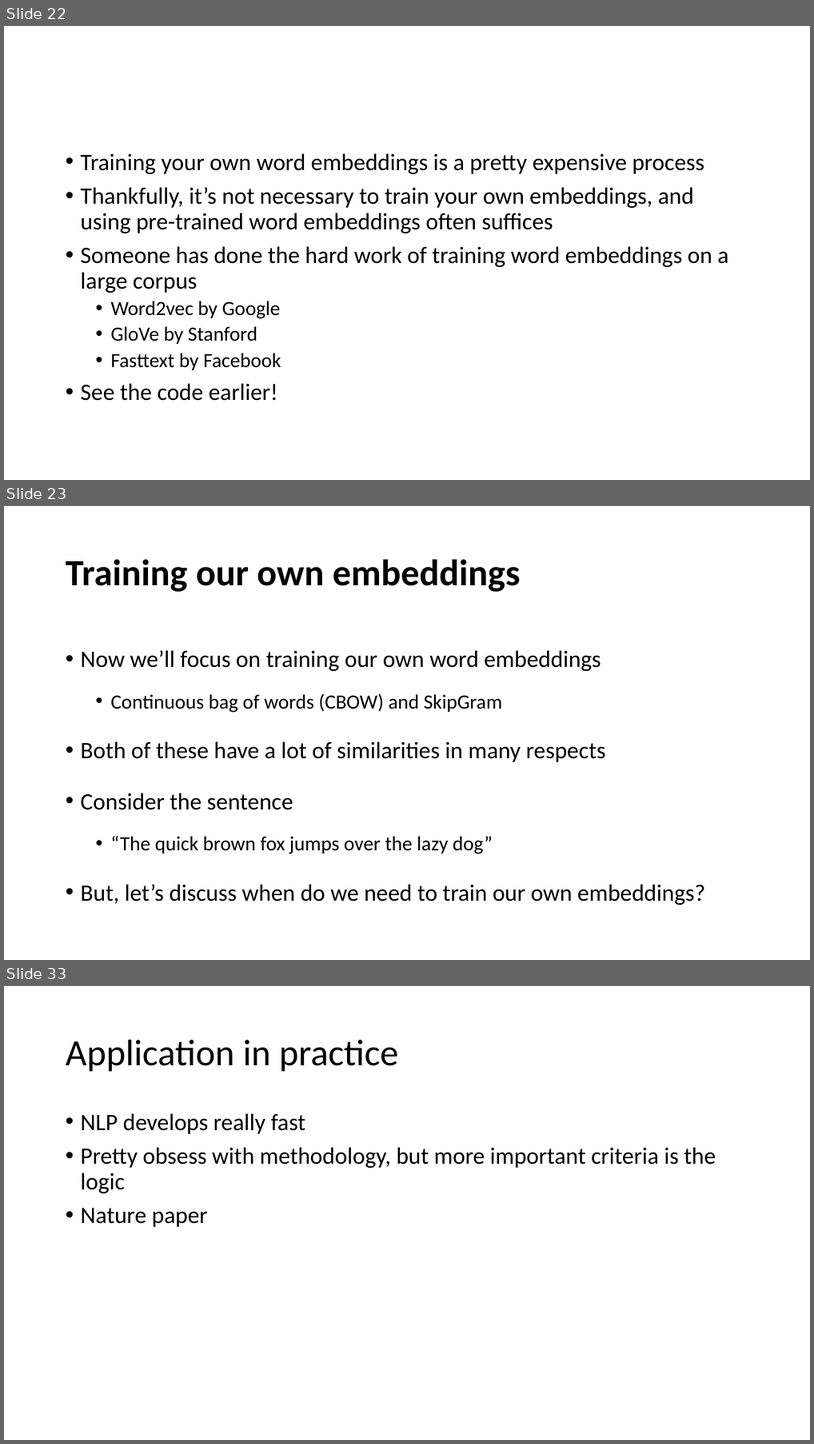
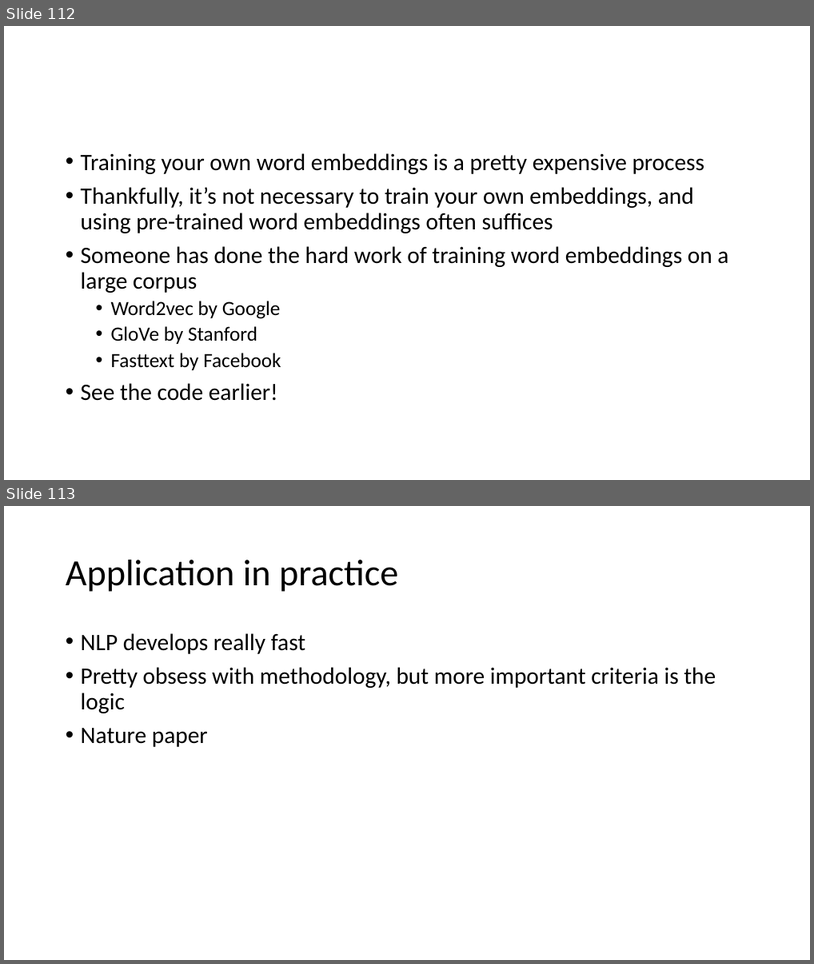
Before and after one commit to YeabinMoonEcon/BUS211, a slide deck: BUS243_NLP/lecture_notes/Lecture6_2.pptx. Shown one above the other, each under a label of ours: slides 22, 23 and 33 before the commit, slides 112 and 113 after it; the slides between them are not shown. The pictures are 814x1444 and 814x964 pixels, drawn with LibreOffice and Linux fonts; fonts in the diff are those of the drawing. Boxes give left, top, right and bottom in pixels: in the first picture for what was removed or moved away, otherwise in the second. Text is boxed around its words. In the diff, an @@ line names an element or a change of style, - is before the commit and + after.

```diff
--- a/BUS243_NLP/lecture_notes/Lecture6_2.pptx
+++ b/BUS243_NLP/lecture_notes/Lecture6_2.pptx
@@ slide 23 removed at [4, 506, 810, 960], background #FFFFFF @@
@@ title removed at [66, 559, 521, 592] @@
-Training our own embeddings
@@ text removed at [81, 650, 706, 904] @@
-• Now we’ll focus on training our own word embeddings
-  • Continuous bag of words (CBOW) and SkipGram
-• Both of these have a lot of similarities in many respects
-• Consider the sentence
-  • “The quick brown fox jumps over the lazy dog”
-• But, let’s discuss when do we need to train our own embeddings?
@@ what was slide 22 is now slide 112 @@
@@ what was slide 33 is now slide 113 @@
```
Also in this commit, not shown: 92 slides added, 11 other slides removed, 2 other files.
